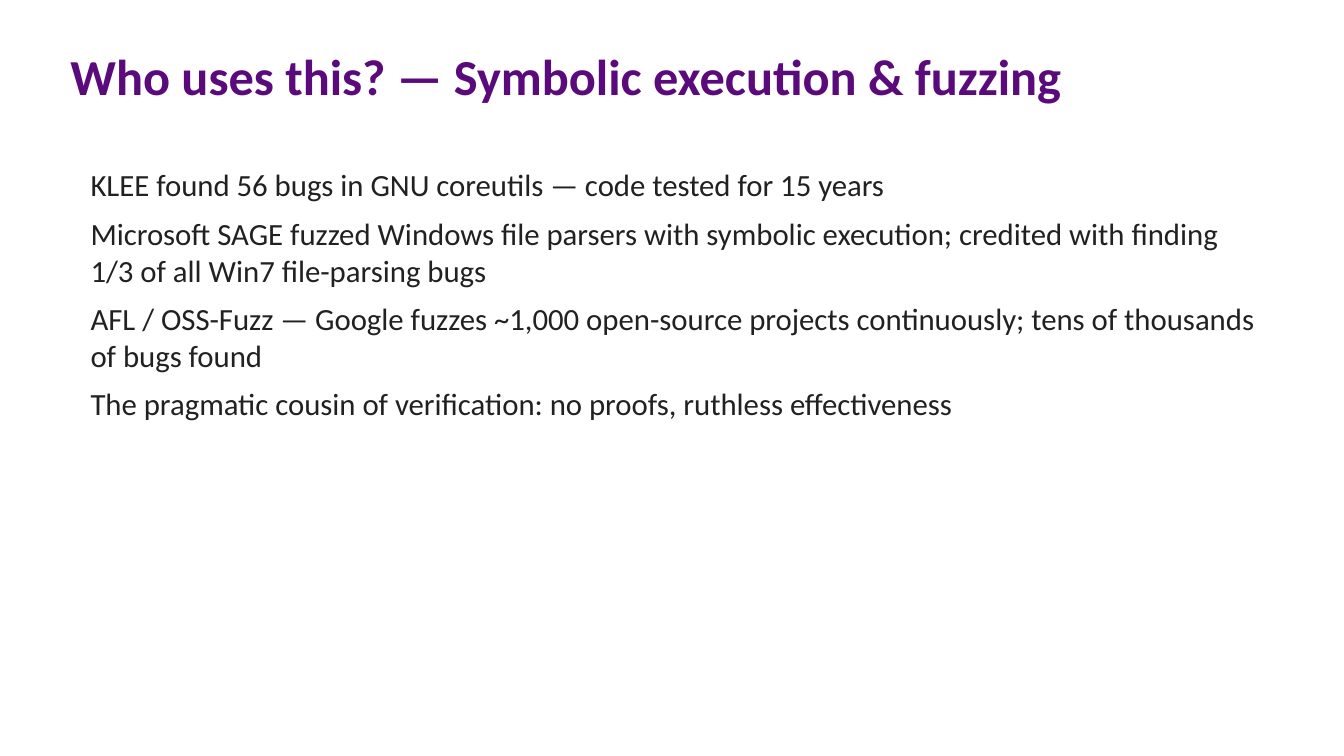
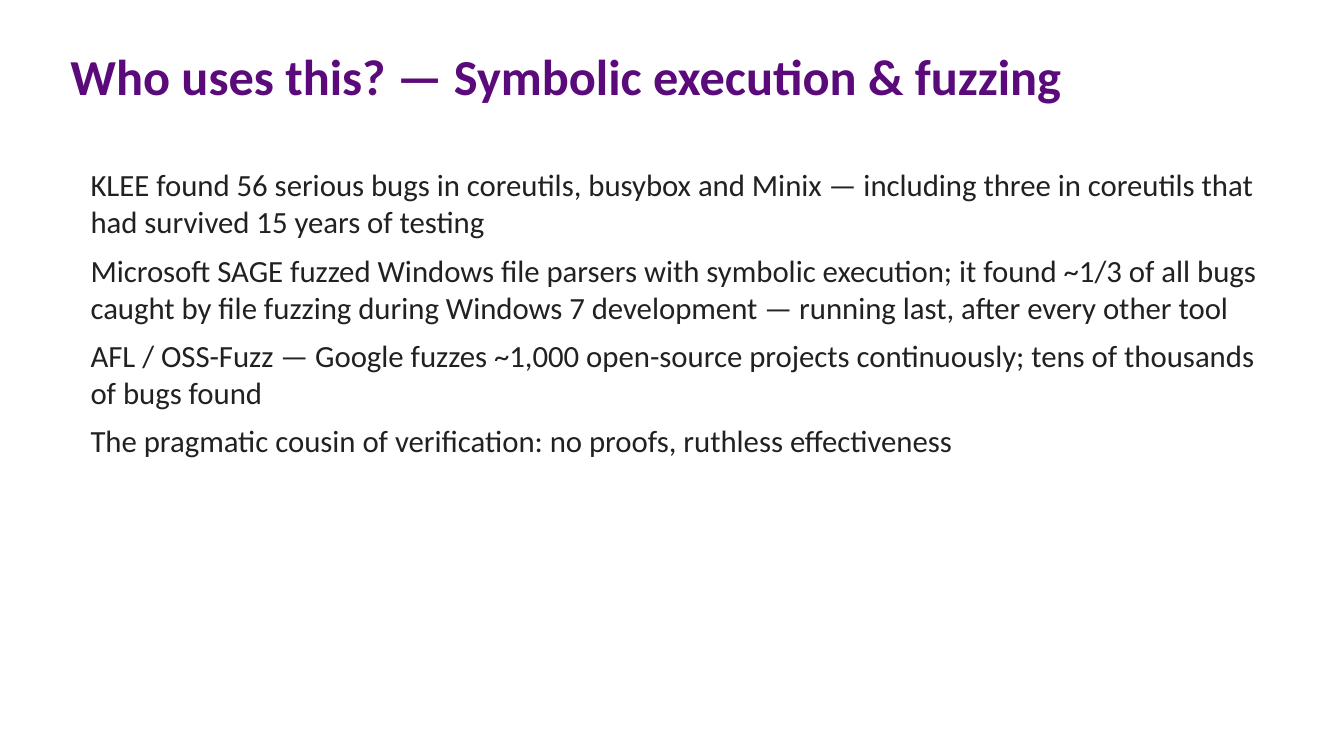
Before and after one commit to lucasccordeiro/unifei, a slide deck: slide 41 of slides/session1/01-session1-fundamentals.pptx. Drawn at 1344x756 pixels with LibreOffice and Linux fonts; fonts in the diff are those of the drawing. Boxes give left, top, right and bottom in pixels: in the first picture for what was removed or moved away, otherwise in the second. Text is boxed around its words. In the diff, an @@ line names an element or a change of style, - is before the commit and + after.

Commit message:
Correct industry-landscape facts against primary sources
KLEE's 56 serious bugs span coreutils/busybox/Minix (three coreutils
bugs hid for 15 years), not 56 in coreutils alone (OSDI 2008). SAGE
found ~1/3 of Win7 file-fuzzing bugs, running last (ACM Queue 2012).
Astrée's runtime-error proof was the A340 (132k LOC, 2003), then
applied to the A380. CompCert claim scoped to its verified core
(PLDI 2011). Quiz answer key and delivery plan updated to match.

```diff
--- a/slides/session1/01-session1-fundamentals.pptx
+++ b/slides/session1/01-session1-fundamentals.pptx
@@ text at (91, 174, 1256, 325): text changed @@
-KLEE found 56 bugs in GNU coreutils — code tested for 15 years
-Microsoft SAGE fuzzed Windows file parsers with symbolic execution; credited with finding 1/3 of all Win7 file-parsing bugs
+KLEE found 56 serious bugs in coreutils, busybox and Minix — including three in coreutils that had survived 15 years of testing
+Microsoft SAGE fuzzed Windows file parsers with symbolic execution; it found ~1/3 of all bugs caught by file fuzzing during Windows 7 development — running last, after every other tool
```
Also in this commit, not shown: 2 other slides changed, 4 other files.
